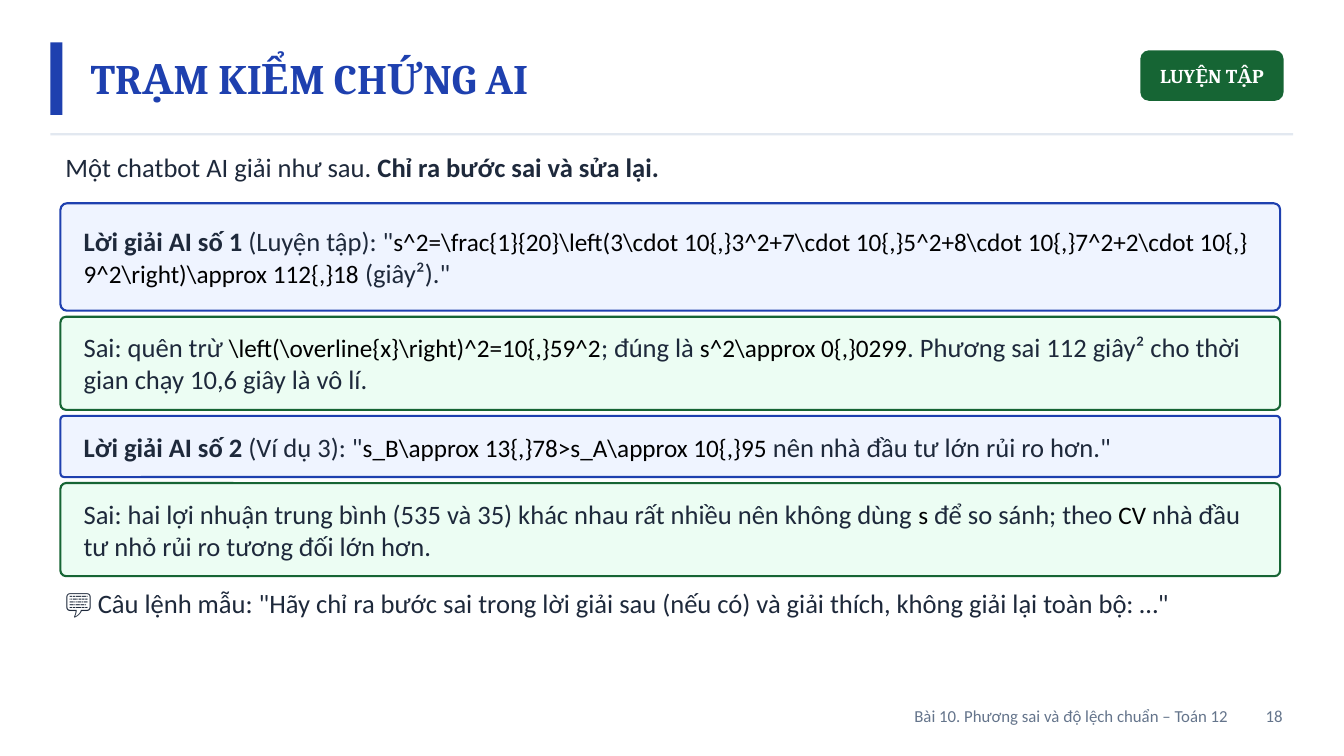
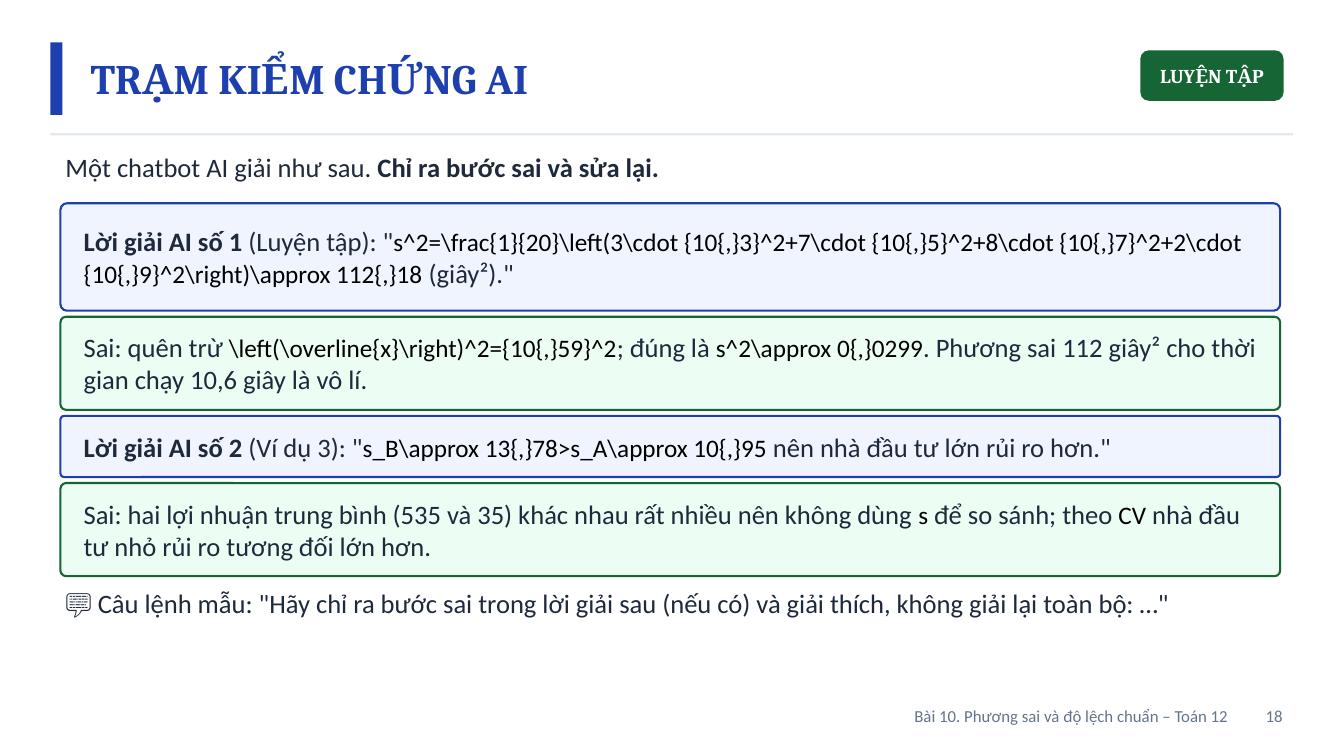
Before and after one commit to Trangtu66/Taode_thi_online, a slide deck: slide 18 of mon/toan/slide/lop12/BaiGiangDienTu_TOAN12_Bai10_PhuongSai_DoLechChuan_T43-44.pptx. Drawn at 1344x756 pixels with LibreOffice and Linux fonts; fonts in the diff are those of the drawing. Boxes give left, top, right and bottom in pixels: in the first picture for what was removed or moved away, otherwise in the second. Text is boxed around its words. In the diff, an @@ line names an element or a change of style, - is before the commit and + after.

```diff
--- a/mon/toan/slide/lop12/BaiGiangDienTu_TOAN12_Bai10_PhuongSai_DoLechChuan_T43-44.pptx
+++ b/mon/toan/slide/lop12/BaiGiangDienTu_TOAN12_Bai10_PhuongSai_DoLechChuan_T43-44.pptx
@@ text at [84, 231, 1241, 288]: text changed @@
-Lời giải AI số 1 (Luyện tập): "s^2=\frac{1}{20}\left(3\cdot 10{,}3^2+7\cdot 10{,}5^2+8\cdot 10{,}7^2+2\cdot 10{,}9^2\right)\approx 112{,}18 (giây²)."
+Lời giải AI số 1 (Luyện tập): "s^2=\frac{1}{20}\left(3\cdot {10{,}3}^2+7\cdot {10{,}5}^2+8\cdot {10{,}7}^2+2\cdot {10{,}9}^2\right)\approx 112{,}18 (giây²)."
@@ text at [84, 336, 1255, 394]: text changed @@
-Sai: quên trừ \left(\overline{x}\right)^2=10{,}59^2; đúng là s^2\approx 0{,}0299. Phương sai 112 giây² cho thời gian chạy 10,6 giây là vô lí.
+Sai: quên trừ \left(\overline{x}\right)^2={10{,}59}^2; đúng là s^2\approx 0{,}0299. Phương sai 112 giây² cho thời gian chạy 10,6 giây là vô lí.
```
Also in this commit, not shown: 5 other slides changed, 2 other files.
